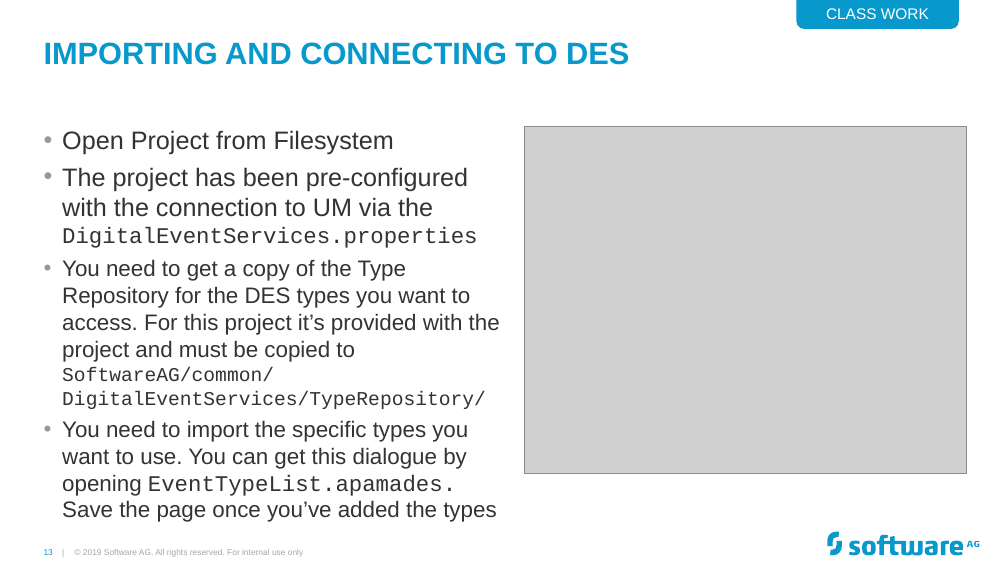
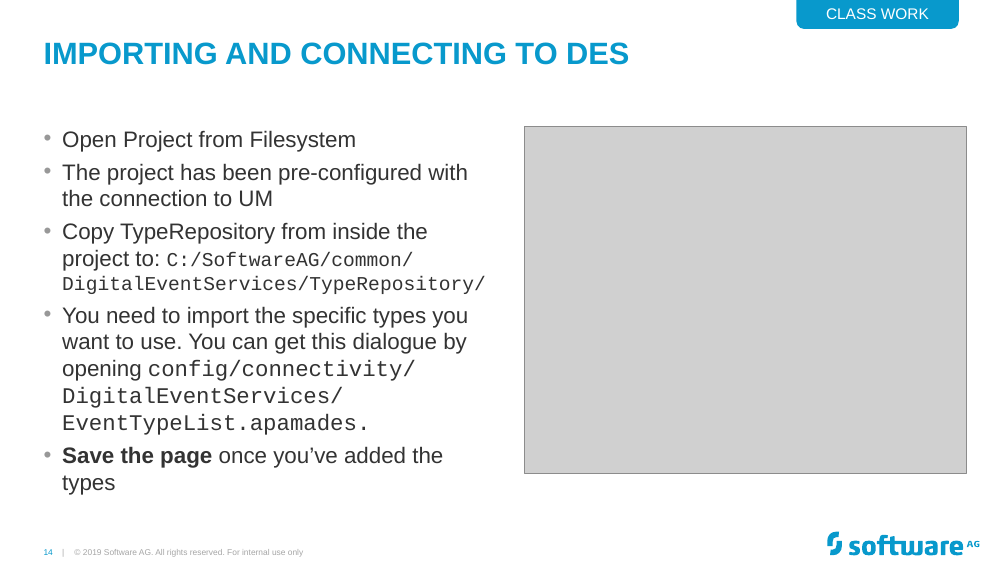
Before and after one commit to Cumulocity-IoT/apama-streaming-analytics-intro-training, a slide deck: slide 14 of Apama GAP Training.pptx (slide 13 before the commit). Drawn at 1008x567 pixels with LibreOffice and Linux fonts; fonts in the diff are those of the drawing; grey boxes stand for pictures; background and template pictures are left out. Boxes give left, top, right and bottom in pixels: in the first picture for what was removed or moved away, otherwise in the second. Text is boxed around its words. In the diff, an @@ line names an element or a change of style, - is before the commit and + after.

```diff
--- a/Apama GAP Training.pptx
+++ b/Apama GAP Training.pptx
@@ text at (x1=62, y1=130, x2=357, y2=152): size 18 to 16 pt in "Open Project from Filesystem" @@
@@ text at (x1=62, y1=163, x2=486, y2=495): text changed @@
-• The project has been pre-configured with the connection to UM via the DigitalEventServices.properties
-• You need to get a copy of the Type Repository for the DES types you want to access. For this project it’s provided with the project and must be copied to
-  SoftwareAG/common/
-  DigitalEventServices/TypeRepository/
-• You need to import the specific types you want to use. You can get this dialogue by opening EventTypeList.apamades. Save the page once you’ve added the types
+• The project has been pre-configured with the connection to UM
+• Copy TypeRepository from inside the project to: C:/SoftwareAG/common/
+  DigitalEventServices/TypeRepository/
+• You need to import the specific types you want to use. You can get this dialogue by opening config/connectivity/ DigitalEventServices/ EventTypeList.apamades.
+• Save the page once you’ve added the types
@@ page number at (x1=44, y1=549, x2=53, y2=555): text changed @@
-13 |
+14 |
```
Also in this commit, not shown: 8 other slides changed, 2 slides added, 20 other files.
